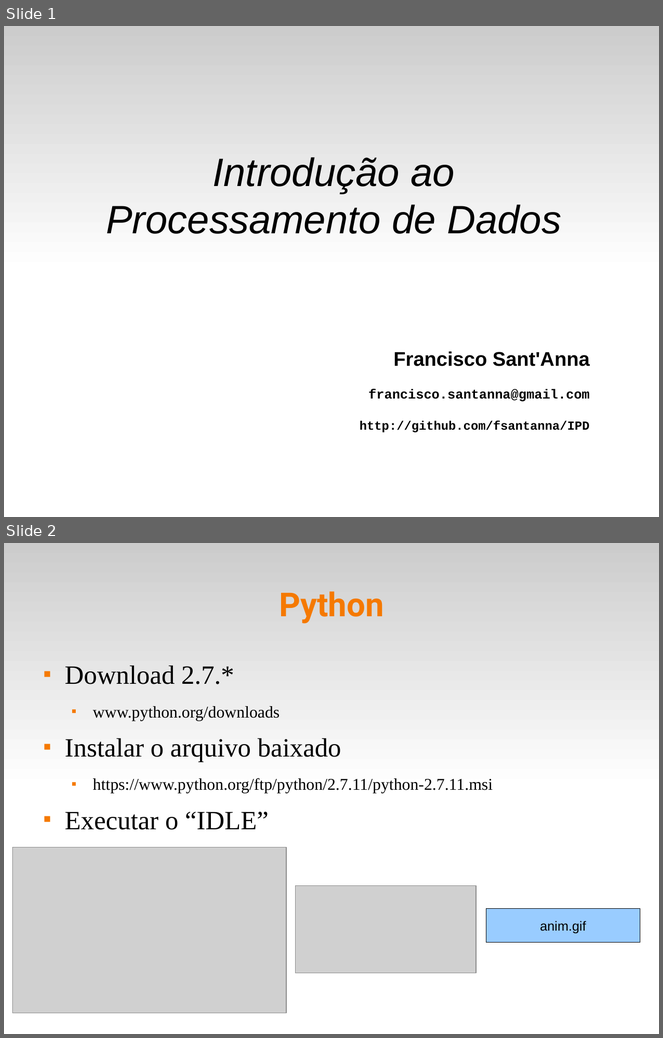
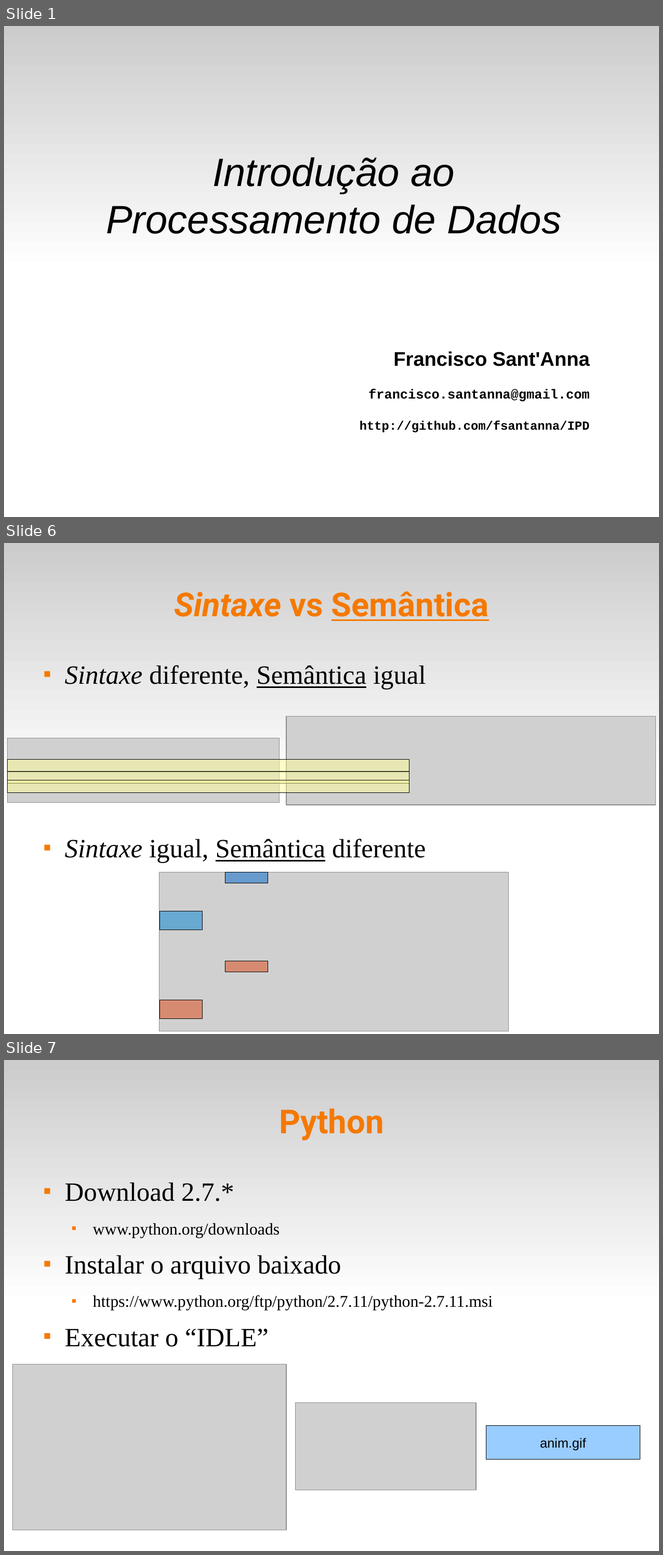
Before and after one commit to fsantanna-uerj/IPD, a slide deck: slides/ipd-02.odp. Shown one above the other, each under a label of ours: slides 1 and 2 before the commit, slides 1, 6 and 7 after it; the slides between them are not shown. The pictures are 663x1038 and 663x1555 pixels, drawn with LibreOffice and Linux fonts; fonts in the diff are those of the drawing; grey boxes stand for pictures. Boxes give left, top, right and bottom in pixels: in the first picture for what was removed or moved away, otherwise in the second. Text is boxed around its words. In the diff, an @@ line names an element or a change of style, - is before the commit and + after.

```diff
--- a/slides/ipd-02.odp
+++ b/slides/ipd-02.odp
@@ slide 6 added at (4, 543, 659, 1034), background #FFFFFF; not listed: 1 template element that a slide beside it also shows @@
@@ title added at (174, 591, 489, 621), 40 pt, text #F57900, bold @@
+Sintaxe vs Semântica
@@ text added at (65, 665, 426, 863), 32 pt, text #000000 @@
+■ Sintaxe diferente, Semântica igual
+■ Sintaxe igual, Semântica diferente
@@ picture added at (286, 717, 656, 805) @@
@@ picture added at (8, 738, 280, 803) @@
@@ rectangle added at (8, 759, 410, 772), fill #FFFF99 at 50% opacity, outline #000000 0 pt @@
@@ rectangle added at (8, 771, 410, 784), fill #FFFF99 at 50% opacity, outline #000000 0 pt @@
@@ rectangle added at (8, 780, 410, 793), fill #FFFF99 at 50% opacity, outline #000000 0 pt @@
@@ picture added at (159, 872, 508, 1032) @@
@@ rectangle added at (225, 872, 268, 883), fill #0066CC at 50% opacity, outline #000000 0 pt @@
@@ rectangle added at (160, 911, 203, 930), fill #0084D1 at 50% opacity, outline #000000 0 pt @@
@@ rectangle added at (225, 962, 268, 973), fill #DD4814 at 50% opacity, outline #000000 0 pt @@
@@ rectangle added at (160, 1000, 203, 1019), fill #DD4814 at 50% opacity, outline #000000 0 pt @@
@@ what was slide 2 is now slide 7 @@
```
Also in this commit, not shown: 6 other slides added, 11 slides removed, 7 other files.
